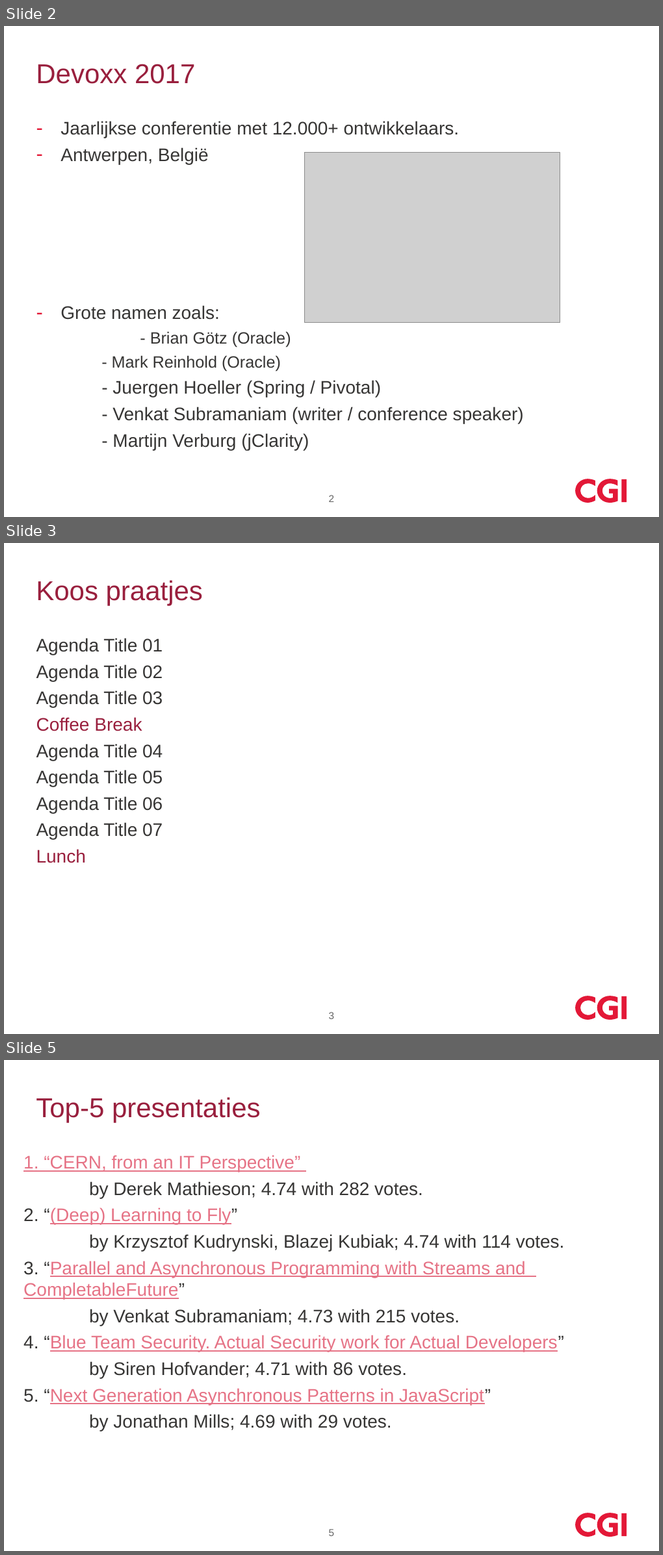
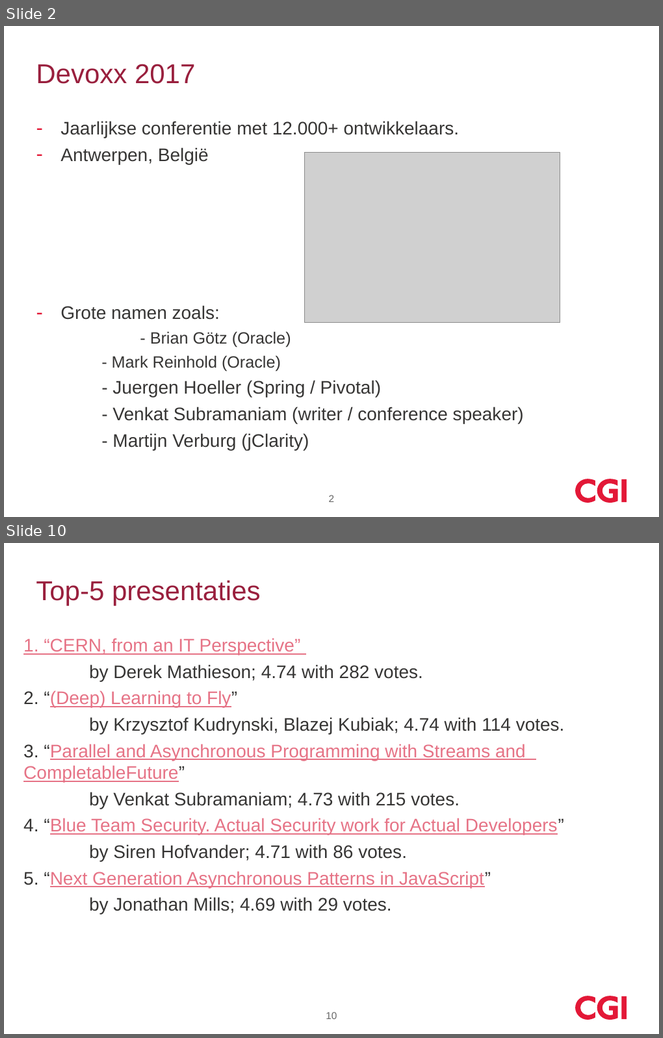
Before and after one commit to koosdrost/GeneralDir, a slide deck: devoxx_2017_cgi.pptx. Shown one above the other, each under a label of ours: slides 2, 3 and 5 before the commit, slides 2 and 10 after it; the slides between them are not shown. The pictures are 663x1555 and 663x1038 pixels, drawn with LibreOffice and Linux fonts; fonts in the diff are those of the drawing; grey boxes stand for pictures; background and template pictures are left out. Boxes give left, top, right and bottom in pixels: in the first picture for what was removed or moved away, otherwise in the second. Text is boxed around its words. In the diff, an @@ line names an element or a change of style, - is before the commit and + after.

```diff
--- a/devoxx_2017_cgi.pptx
+++ b/devoxx_2017_cgi.pptx
@@ slide 3 removed at <box>4,543,659,1034</box>, background #FFFFFF; not listed: 3 template elements that a slide beside it also shows @@
@@ title removed at <box>36,580,203,605</box> @@
-Koos praatjes
@@ text removed at <box>36,638,163,863</box> @@
-Agenda Title 01
-Agenda Title 02
-Agenda Title 03
-Coffee Break
-Agenda Title 04
-Agenda Title 05
-Agenda Title 06
-Agenda Title 07
-Lunch
@@ page number removed at <box>329,1012,335,1019</box> @@
-3
@@ what was slide 5 is now slide 10 @@
@@ page number at <box>326,1012,337,1019</box>: text changed @@
-5
+10
```
Also in this commit, not shown: 7 slides added, 1 other slide removed.
